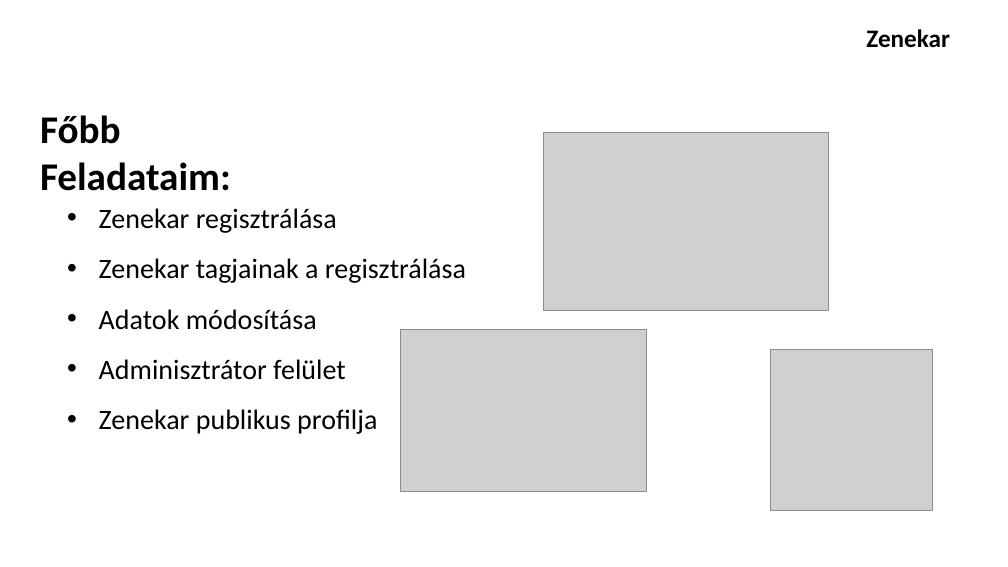
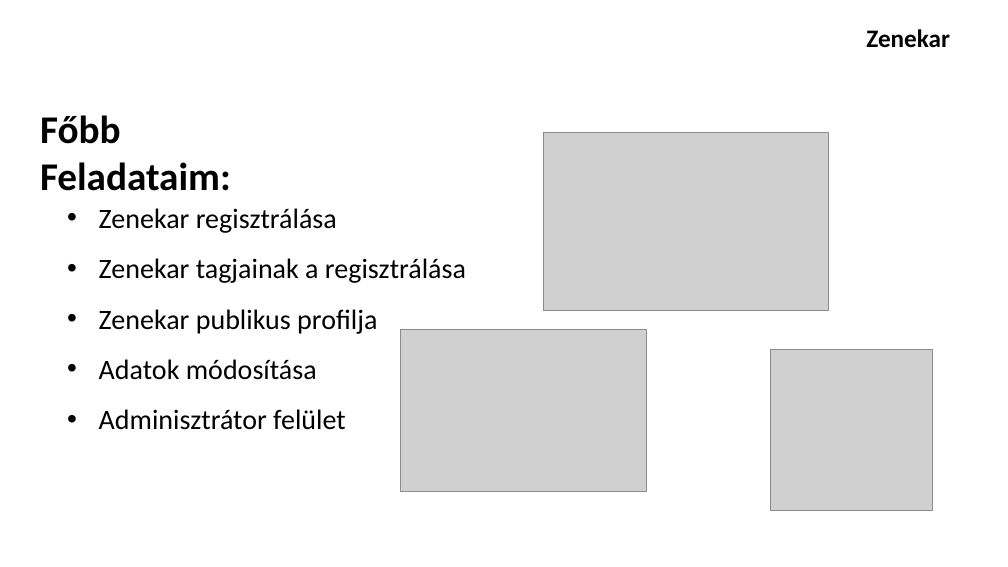
Before and after one commit to schonherz-java-ee-2016-summer/project, a slide deck: slide 3 of presentations/band/Barocsi_Norbert/prezi_JAVA_EE_barocsi_norbert.pptx. Drawn at 1008x567 pixels with LibreOffice and Linux fonts; fonts in the diff are those of the drawing; grey boxes stand for pictures; background and template pictures are left out. Boxes give left, top, right and bottom in pixels: in the first picture for what was removed or moved away, otherwise in the second. Text is boxed around its words. In the diff, an @@ line names an element or a change of style, - is before the commit and + after.

```diff
--- a/presentations/band/Barocsi_Norbert/prezi_JAVA_EE_barocsi_norbert.pptx
+++ b/presentations/band/Barocsi_Norbert/prezi_JAVA_EE_barocsi_norbert.pptx
@@ text at (99,309,377,334): paragraph added @@
+• Zenekar publikus profilja
@@ text at (99,409,377,434): paragraph removed @@
-• Zenekar publikus profilja
```
Also in this commit, not shown: 3 other slides changed.
